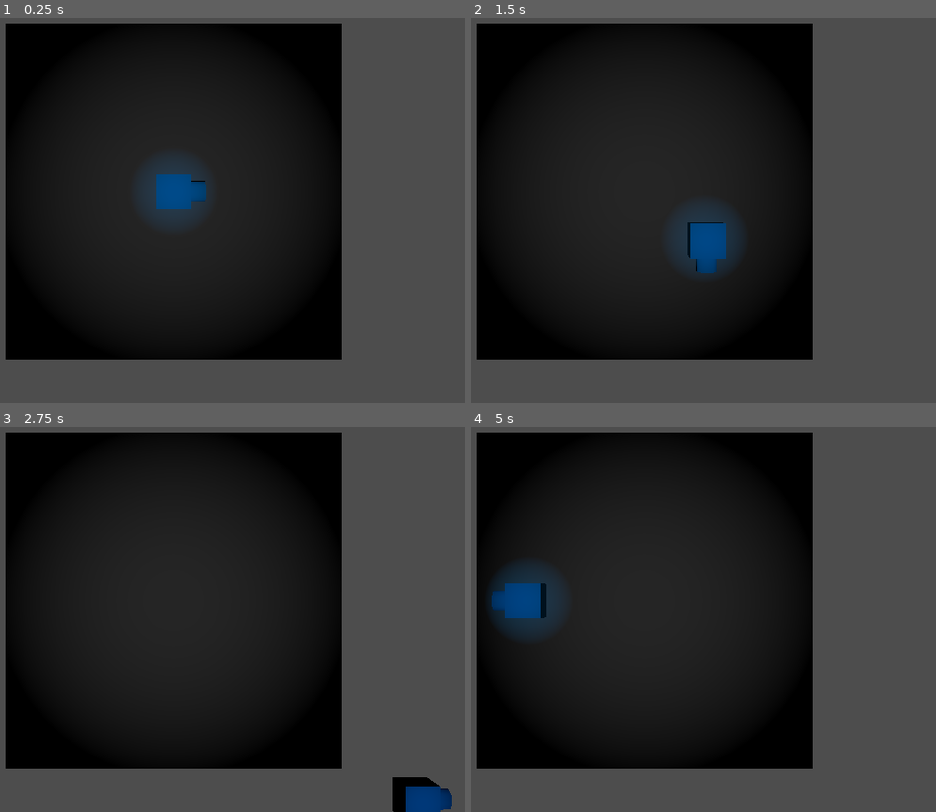
Above: before the commit, frames 1-4 (two rows, left to right).
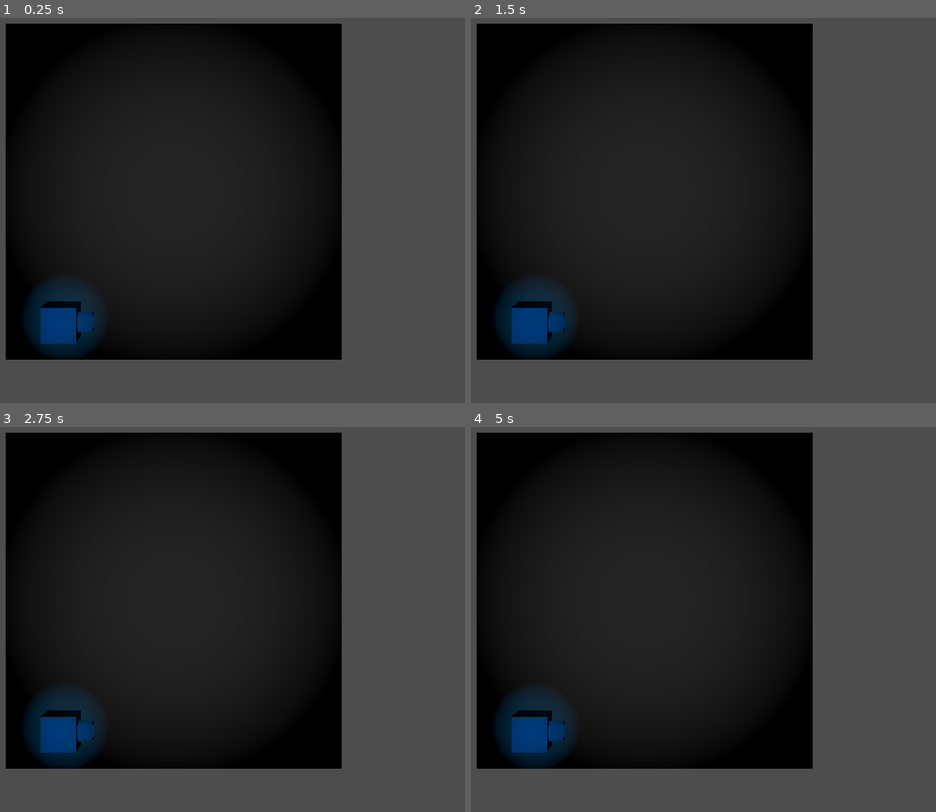
Above: after the commit, the same moments.

Repository: jwitherell/godot_arcade
Game: Godot game, scene res://scenes/world_root.tscn
Two runs of this game, one before a commit and one after it. Both use one fixed random seed, a clock stepped at 60 frames per second and the inputs below.
Inputs:
- Up to frame 1 (0.25 s): no input
- Up to frame 2 (1.5 s): tap Enter at 0.5 s; hold D (right) 0.53-1.28 s; hold S (down) from 1.28 s (still down)
- Up to frame 3 (2.75 s): release S (down) at 2.03 s; hold D (right) from 2.03 s (still down)
- Up to frame 4 (5 s): release D (right) at 2.78 s; hold W (up) 2.78-3.53 s; hold A (left) from 3.53 s (still down)

The runs differ from the first frame. In frame 1, 4.1% of the frame differs, in the area x 5-45%, y 37-89%; in frame 2, 4.3%; in frame 3, 3.5%; in frame 4, 4.6%, in the area x 4-22%, y 35-89%.

Commit message:
input updates

Diff:
--- a/levels/base_level.tscn
+++ b/levels/base_level.tscn
@@ -27,16 +27,16 @@
 [node name="players" type="Node3D" parent="spawners"]
 transform = Transform3D(1, 0, 0, 0, 1, 0, 0, 0, 1, 0, 1.1, 0)
 
-[node name="ps1" type="Node3D" parent="spawners/players"]
+[node name="ps1" type="Node3D" parent="spawners/players" groups=["player_spawn"]]
 transform = Transform3D(1, 0, 0, 0, 1, 0, 0, 0, 1, -6.47944, 0, 7.51041)
 
-[node name="ps2" type="Node3D" parent="spawners/players"]
+[node name="ps2" type="Node3D" parent="spawners/players" groups=["player_spawn"]]
 transform = Transform3D(1, 0, 0, 0, 1, 0, 0, 0, 1, -6.47944, 0, -6.79849)
 
-[node name="ps3" type="Node3D" parent="spawners/players"]
+[node name="ps3" type="Node3D" parent="spawners/players" groups=["player_spawn"]]
 transform = Transform3D(1, 0, 0, 0, 1, 0, 0, 0, 1, 8.01101, 0, 7.51041)
 
-[node name="ps4" type="Node3D" parent="spawners/players"]
+[node name="ps4" type="Node3D" parent="spawners/players" groups=["player_spawn"]]
 transform = Transform3D(1, 0, 0, 0, 1, 0, 0, 0, 1, 8.01101, 0, -6.79849)
 
 [node name="enemies" type="Node3D" parent="spawners"]
--- a/scenes/player.tscn
+++ b/scenes/player.tscn
@@ -46,6 +46,7 @@
 shadow_mesh = SubResource("ArrayMesh_ntxcm")
 
 [node name="player" type="CharacterBody3D"]
+motion_mode = 1
 script = ExtResource("1_aolpb")
 
 [node name="player_collider" type="CollisionShape3D" parent="."]
--- a/scripts/player.gd
+++ b/scripts/player.gd
@@ -25,7 +25,7 @@
 
 
 func set_direction(v, delta):
-	print("v = " + str(v))
+	#print("v = " + str(v))
 
 	# Pessimistically set the velocity to zero
 	velocity = Vector3(0, 0, 0)
--- a/scripts/player_manager.gd
+++ b/scripts/player_manager.gd
@@ -4,38 +4,42 @@
 #  in the game).  All player instances are children of this manager object in the scene tree
 var player_mapping: Dictionary
 
-# The scene to instantiate for all player objects
+## The scene to instantiate for all player objects
 @export var player_scene:PackedScene
 
-# An array of player materials to use for each player
+## An array of player materials to use for each player
 @export var player_materials:Array[StandardMaterial3D]
 
-# Called when the node enters the scene tree for the first time.
+## Called when the node enters the scene tree for the first time.
 func _ready():
 	# Connect ourselves to the Input signal that is emitted when a gamepad is plugged in / out
 	Input.connect("joy_connection_changed", joy_connection_handler)
 
-	# (temporary) Set the first player driven
-	var default_player = player_scene.instantiate()
-	add_child(default_player)
-	player_mapping[0] = default_player
-
-	# This "queues" a material change (the next time the player's process method is called).  I was
-	# initially trying to directly call set_material (which changes the material), but the node
-	# structure of the player might not be fully set up yet since we just created it.
-	default_player.desired_material= player_materials[0]
-	#keyboard_player.set_material(player_materials[0])
 
 
-# Called every frame. 'delta' is the elapsed time since the previous frame.
+## Searches for a new spawn point, which is furthest from all active players
+## in the current map
+func get_spawn_point():
+	pass
+
+
+## Called every frame. 'delta' is the elapsed time since the previous frame.
 func _process(delta):
+	if len(player_mapping) == 0:
+		# We don't have a player object yet
+		print("test")
+		spawn_player_if_necessary(0)
+
 	# Ideally, I would've done input bindings.  But dpad button events seem to
 	# only be generated for *all* devices.  This lets me distinguish which
 	# defice generated it
 	var vvectors = [Vector2(0, 0), Vector2(0, 0), Vector2(0, 0), Vector2(0, 0)]
 	var moved = false
 	for i in player_mapping:
-		var vvector = Vector2(0, 0)
+		var vvector = Vector2(Input.get_joy_axis(i, 0), Input.get_joy_axis(i, 1))
+		print("joy" + str(i) + " = " + str(vvector))
+		#player_mapping[i].set_direction(vvector, delta)
+		"""var vvector = Vector2(0, 0)
 
 		if Input.is_joy_button_pressed(i, JOY_BUTTON_DPAD_LEFT):
 			vvector.x -= 1
@@ -55,7 +59,74 @@
 			vvector.y = Input.get_axis("up","down")
 
 		player_mapping[i].set_direction(Vector3(vvector.x, 0, vvector.y), delta)
+	"""
+
+func joy_connection_handler(device, connected):
+
+	print("Joystick " + str(device) + " connection state changed to " + str(connected))
+	if connected:
+		var msg = "\tJ" + str(device) + " name='" + str(Input.get_joy_name(device)) + "'"
+		msg += " info='" + str(Input.get_joy_info(device)) + "'"
+		msg += " guid='" + str(Input.get_joy_guid(device)) + "'"
+		print(msg)
+
+		spawn_player_if_necessary(device)
 
 
-func joy_connection_handler(device, connected):
-	print("Joystick " + str(device) + " connection state changed to " + str(connected))
+func spawn_player_if_necessary(device):
+	print("In spawn_player_if_necessary(" + str(device) + ")")
+	if device in player_mapping:
+		# We already have this player bound, skip
+		return
+	else:
+		# Create a player bound to this gamepad
+		var new_player = player_scene.instantiate()
+		add_child(new_player)
+
+		# Get the spawn position which is furthest away from any other players
+		new_player.global_position = find_player_spawn_point()
+
+		# Put this player in our device mapping
+		player_mapping[device] = new_player
+
+		# This "queues" a material change (the next time the player's process method is called).  I was
+		# initially trying to directly call set_material (which changes the material), but the node
+		# structure of the player might not be fully set up yet since we just created it.
+		new_player.desired_material= player_materials[device]
+
+		# (temp)
+		print("Created gamepad-oriented player" + str(device) + " at " + str(new_player.global_position))
+
+	# If we don't have any players in player_mapping, it means there are no
+	# gamepads connected -- make a keyboard-driven player instance for player0
+	if device == 0 and len(player_mapping) == 0:
+		var keyboard_player = player_scene.instantiate()
+		add_child(keyboard_player)
+		player_mapping[0] = keyboard_player
+		keyboard_player.desired_material = player_materials[0]
+		keyboard_player.global_position = find_player_spawn_point()
+
+		print("Created keyboard-oriented player0 at " + str(keyboard_player.global_position))
+	#keyboard_player.set_material(player_materials[0])
+
+
+## Attempts to find a spawn point which is farthest away from other players
+func find_player_spawn_point():
+	var spoints = get_tree().get_nodes_in_group("player_spawn")
+	var best_sp = null
+	var best_dist = null
+	for sp in spoints:
+		# Find the shortest distance, closest_d, to any existing players
+		var closest_d = null
+		for p in player_mapping:
+			var temp = (player_mapping[p].global_position - sp.global_position).length_squared()
+			if closest_d == null or temp < closest_d:
+				closest_d = temp
+
+		# If we haven't picked any spawn points yet, or if d
+		# is BIGGER than any other distances we've found yet, make this the
+		# (tentative) chosen spawn point
+		if best_sp == null or (closest_d != null and closest_d > best_dist):
+			best_sp = sp
+			best_dist = closest_d
+	return best_sp.global_position
